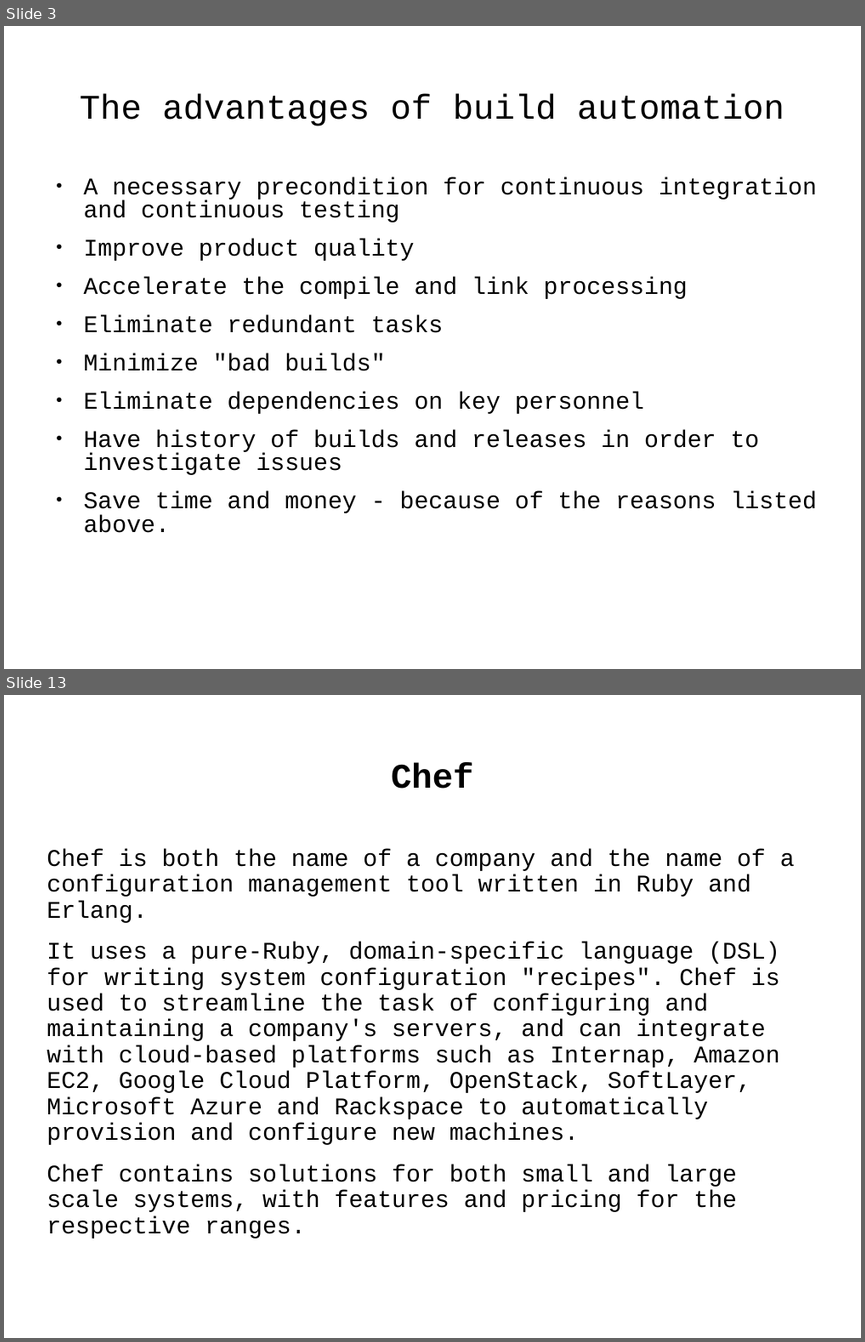
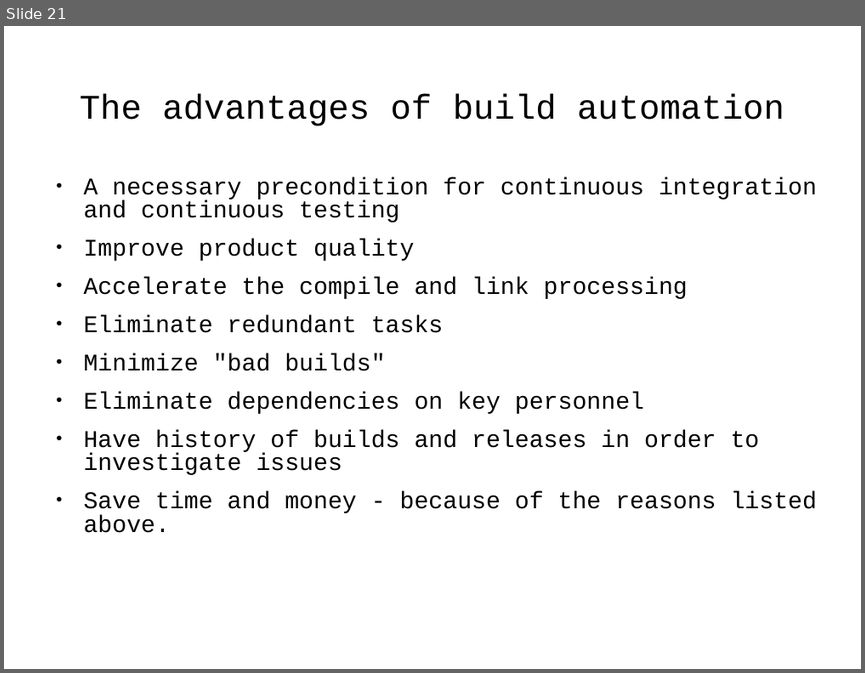
Before and after one commit to j-avdeev/DevOps, a slide deck: DevOps - lec day5 - Build automation.odp. Shown one above the other, each under a label of ours: slides 3 and 13 before the commit, slide 21 after it; the slides between them are not shown. The pictures are 865x1342 and 865x673 pixels, drawn with LibreOffice and Linux fonts; fonts in the diff are those of the drawing. Boxes give left, top, right and bottom in pixels: in the first picture for what was removed or moved away, otherwise in the second. Text is boxed around its words. In the diff, an @@ line names an element or a change of style, - is before the commit and + after.

```diff
--- a/DevOps - lec day5 - Build automation.odp
+++ b/DevOps - lec day5 - Build automation.odp
@@ slide 13 removed at box(4, 695, 861, 1338), background #FFFFFF @@
@@ title removed at box(391, 763, 474, 789) @@
-Chef
@@ text removed at box(46, 849, 794, 1238) @@
-Chef is both the name of a company and the name of a configuration management tool written in Ruby and Erlang.
-It uses a pure-Ruby, domain-specific language (DSL) for writing system configuration "recipes". Chef is used to streamline the task of configuring and maintaining a company's servers, and can integrate with cloud-based platforms such as Internap, Amazon EC2, Google Cloud Platform, OpenStack, SoftLayer, Microsoft Azure and Rackspace to automatically provision and configure new machines.
-Chef contains solutions for both small and large scale systems, with features and pricing for the respective ranges.
@@ what was slide 3 is now slide 21 @@
```
Also in this commit, not shown: 1 slide changed, 19 slides added, 14 other slides removed, 4 other files.
